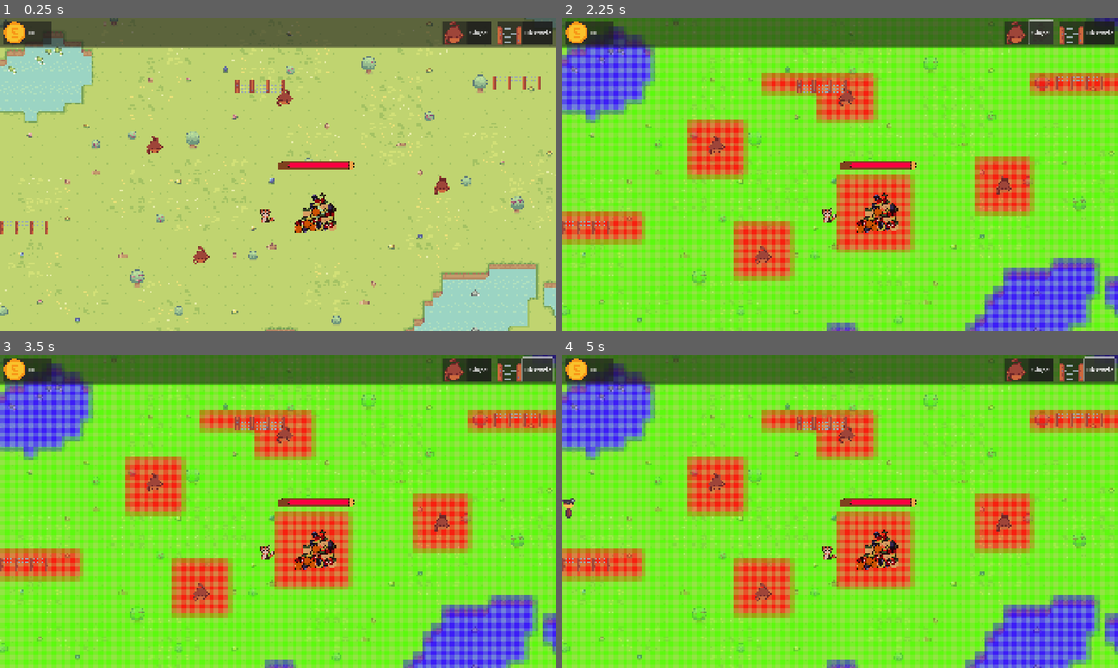
Above: before the commit, frames 1-4 (two rows, left to right).
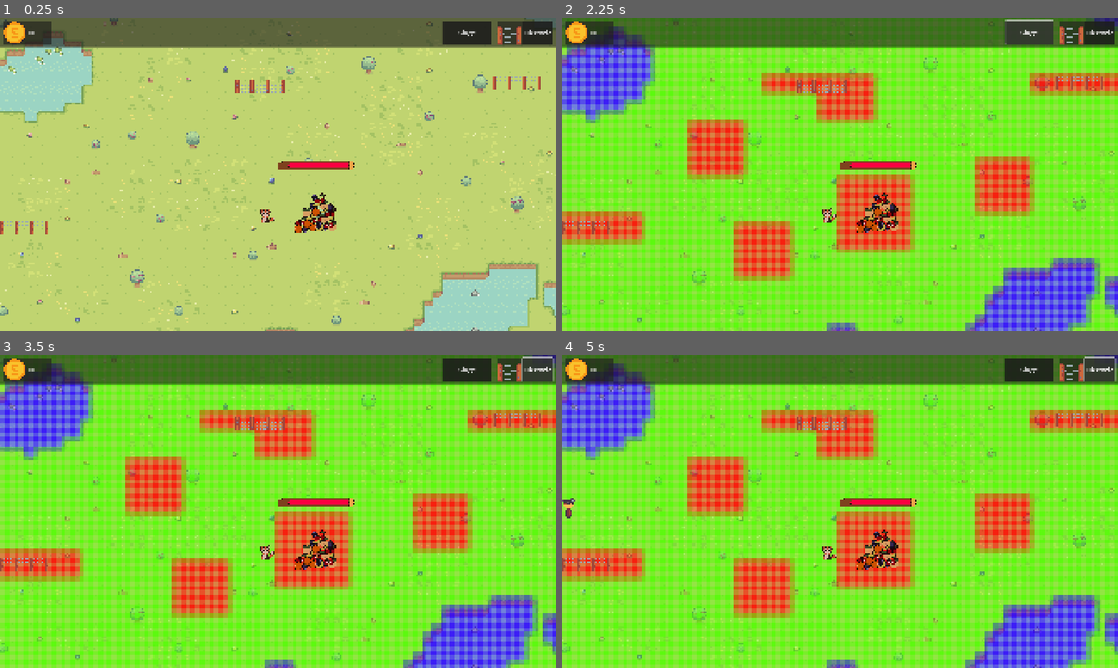
Above: after the commit, the same moments.

Repository: CreaJeu/PirateTowerDefense
Game: Godot game, scene res://scenes/main.tscn
Two runs of this game, one before a commit and one after it. Both use one fixed random seed, a clock stepped at 60 frames per second and the inputs below.
Inputs:
- Up to frame 1 (0.25 s): no input
- Up to frame 2 (2.25 s): click "Singe" at 0.5 s; click "Obstacle" at 1.25 s; click "Singe" at 2 s
- Up to frame 3 (3.5 s): click "Obstacle" at 2.75 s
- Up to frame 4 (5 s): click "Singe" at 3.5 s; click "Obstacle" at 4.25 s

The runs differ from the first frame. In frame 1, 0.6% of the frame differs, in the area x 26-88%, y 1-79%; in frame 2, 0.7%, in the area x 26-88%, y 0-79%; in frame 3, 0.6%; in frame 4, 0.6%.

Commit message:
singe move

Diff:
--- a/scenes/topbar.tscn
+++ b/scenes/topbar.tscn
@@ -4,7 +4,7 @@
 [ext_resource type="PackedScene" uid="uid://bl5du0khkvx0c" path="res://scenes/obstacle.tscn" id="2_qous1"]
 [ext_resource type="PackedScene" uid="uid://c0kwqqja08e8o" path="res://scenes/turret.tscn" id="3_iwmr3"]
 [ext_resource type="Texture2D" uid="uid://e45gkv48y5e" path="res://assets/sprites/Icon/coin.png" id="4_iwmr3"]
-[ext_resource type="Texture2D" uid="uid://c3vfbkm2om0i8" path="res://assets/sprites/enemy/Singe.png" id="5_eexb2"]
+[ext_resource type="Texture2D" uid="uid://c3vfbkm2om0i8" path="res://assets/sprites/structure/Singe.png" id="5_eexb2"]
 [ext_resource type="Texture2D" uid="uid://drhx7ylohcbmh" path="res://assets/sprites/structure/barricade.png" id="6_iwmr3"]
 
 [node name="Topbar" type="PanelContainer"]
--- a/scenes/turret.tscn
+++ b/scenes/turret.tscn
@@ -2,7 +2,7 @@
 
 [ext_resource type="Script" uid="uid://c3i47ndxs386l" path="res://scripts/turret.gd" id="1_el7wl"]
 [ext_resource type="PackedScene" uid="uid://gxt5ai0b55nd" path="res://scenes/projectile.tscn" id="2_485p4"]
-[ext_resource type="Texture2D" uid="uid://c3vfbkm2om0i8" path="res://assets/sprites/enemy/Singe.png" id="3_485p4"]
+[ext_resource type="Texture2D" uid="uid://c3vfbkm2om0i8" path="res://assets/sprites/structure/Singe.png" id="3_485p4"]
 
 [sub_resource type="CircleShape2D" id="CircleShape2D_el7wl"]
 radius = 158.0
Binary file removed: assets/sprites/enemy/Singe.aseprite
Not shown, removed: assets/sprites/enemy/Singe.aseprite.import
Binary file removed: assets/sprites/enemy/Singe.png
Not shown, removed: assets/sprites/enemy/Singe.png.import
